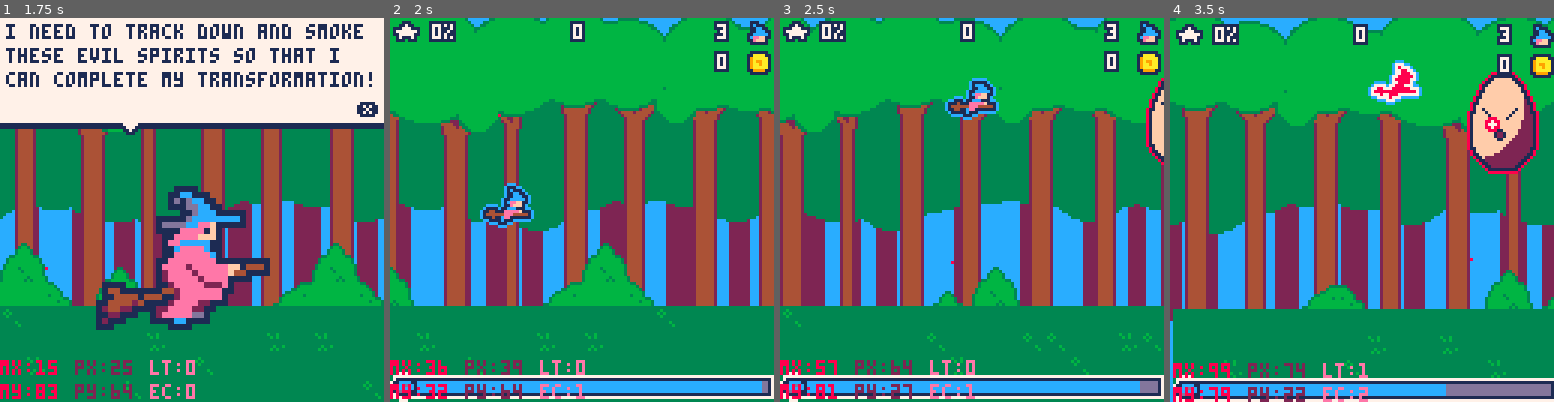
Above: before the commit, frames 1-4 (left to right).
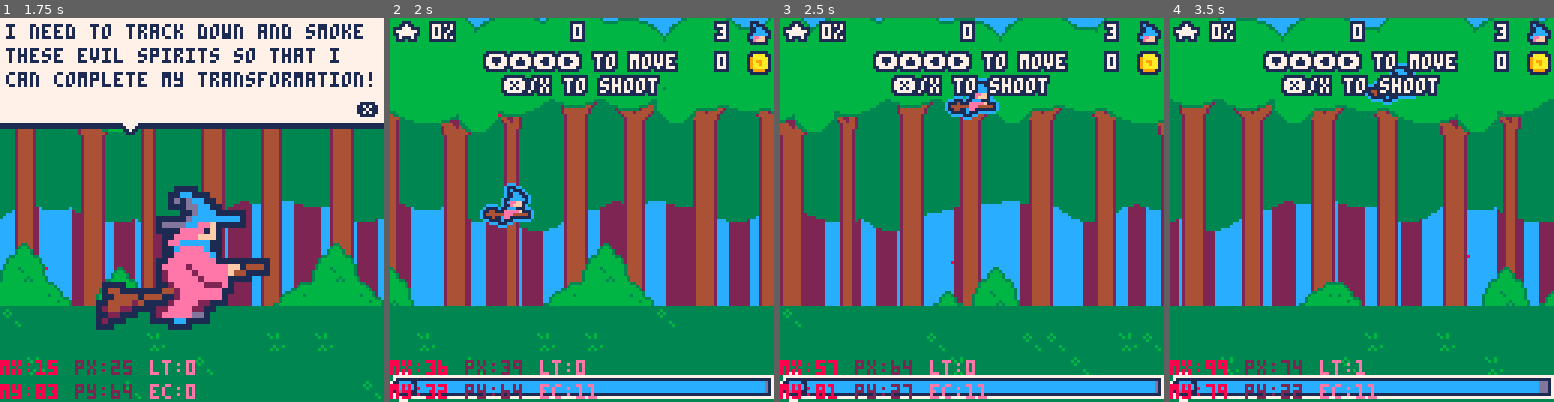
Above: after the commit, the same moments.

Repository: roseblack02/pico8-witch_blaster
Game: PICO-8 cartridge witch_blaster.p8
The game is run twice, just before and just after one commit, with the same random seed, the same clock (stepped at 60 frames per second) and the same inputs.
Inputs (mouse positions are in pixels of both pictures, inside the frame that each line leads up to):
- Up to frame 1 (1.75 s): tap X (X key) at 0.33, 1.07 s; click (280, 121) at 0.67 s; tap O (Z key) at 0.7, 1.7 s; click (46, 267) at 1.22 s; hold Right from 1.6 s (still down)
- Up to frame 2 (2 s): keep holding Right; click (497, 114) at 1.77 s; tap X (X key) at 1.85 s
- Up to frame 3 (2.5 s): release Right at 2.1 s; tap O (Z key) at 2.1 s; hold Up 2.15-2.42 s; click (952, 259) at 2.32 s; hold Right from 2.47 s (still down)
- Up to frame 4 (3.5 s): tap O (Z key) at 2.5, 2.9, 3.3 s; click (1404, 106) at 2.87 s; tap X (X key) at 2.97 s; release Right at 3.03 s; hold Left from 3.08 s (still down); click (1465, 256) at 3.42 s

Frame 1 is identical in both runs. In frame 2, 4.4% of the frame differs, in the area x 24-98%, y 8-100%; in frame 3, 5.2%; in frame 4, 31%, in the area x 0-100%, y 0-100%.

Commit message:
egg has more hp and e drain upgrade reduces drain by more

Diff:
--- a/witch_blaster.p8
+++ b/witch_blaster.p8
@@ -6,9 +6,10 @@
 --[[todo
 	maybe an extra level or 2?
 
-	fix egg blink stuttering
-
 	refine tutorial level
+	refine eg boss level
+
+	add shield powerup
 
 	sfx for buttons
 
@@ -51,7 +52,7 @@
 	--get level info from text file
 	#include levels.lua
 	levels={level1,level2,level3,level4,level5,level6,level7}
-	level=7
+	level=1
 	level_timer=0
 	wave1,wave2,wave3=true,false,false
 	level_clear=false
@@ -623,7 +624,7 @@
 	--buy options
 	if buying and btnp(4) then
 		if(cursor.y==34 and player.coins>9 and e_upgrades<3) player.coins-=10 player.e_gained+=2.5 e_upgrades+=1 sfx(6)
-		if(cursor.y==42 and player.coins>14 and drain_upgrades<5) player.coins-=15 player.e_drain-=0.02 drain_upgrades+=1 sfx(6)
+		if(cursor.y==42 and player.coins>14 and drain_upgrades<5) player.coins-=15 player.e_drain-=0.025 drain_upgrades+=1 sfx(6)
 		if(cursor.y==50 and player.coins>17 and dmg_upgrades<5) player.coins-=18 player.dmg+=0.25 dmg_upgrades+=1 sfx(6)
 		if(cursor.y==58 and player.coins>19) player.coins-=20 player.lives+=1 sfx(6)
 		if(cursor.y==66 and player.coins>14 and blast_upgrades<5) player.coins-=15 player.blast_dur-=0.2 blast_upgrades+=1 sfx(6)
@@ -1022,7 +1023,7 @@
 function make_egg(x,y)
 	return make_enemy_obj("egg",x,y,{
 		width=28,
-		hp=225,
+		hp=260,
 		sprite=64,
 		points=2000,
 		angle=0,
